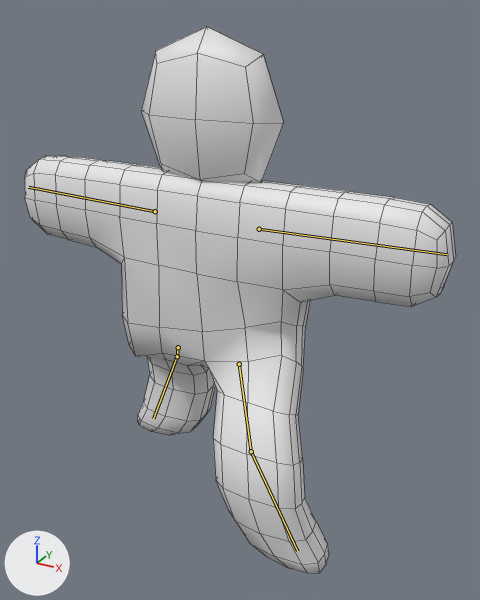
A saved change to the Blender file 3dmodels.gl/examples/models/gus.blend.
Rendered twice from a camera (50 mm lens) standing at (3.61, -5.91, 2.61) and looking at (0.17, 0.35, -0.52). The lights are fixed; the arrows at lower left show +X, +Y and +Z. Both versions are drawn at the pose saved in each file; the numbers are the values there. The bones that bend it are drawn over the model as lines. Mesh edges are drawn as thin lines.

The first picture shows 'Gus'.
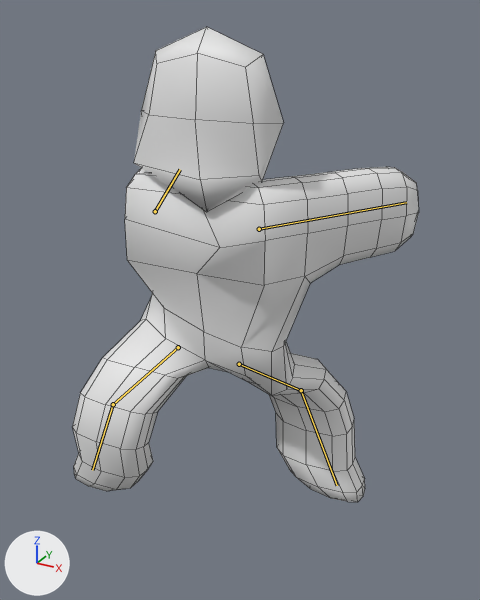
Where the change shows, as pixel boxes (x1, y1, x2, y2) in the pictures (480 x 600 px):
'Gus', posed (20% narrower, 13% shorter): before (25, 27, 456, 573); after (73, 27, 419, 502)
bone 'Arm.R', root to tip: before (155, 211) to (28, 187); after (155, 211) to (180, 169)
bone 'UpLeg.R', root to tip: before (178, 347) to (177, 356); after (178, 347) to (113, 404)
bone 'LoLeg.R', root to tip: before (177, 356) to (153, 418); after (113, 404) to (92, 470)
bone 'Arm.L', root to tip: before (259, 229) to (447, 254); after (259, 229) to (406, 202)
bone 'UpLeg.L', root to tip: before (239, 364) to (251, 451); after (239, 364) to (301, 390)
bone 'LoLeg.L', root to tip: before (251, 451) to (297, 551); after (301, 390) to (337, 485)

The change in detail:
Bone 'Arm.R' (bone_arm_r) turns from (0, 0, 0) to (-65, -1, 1) degrees about its own x, y and z.
Bone 'UpLeg.R' (bone_upleg_r) turns from (-46, -22, 9) to (46, 22, 9) degrees about its own x, y and z.
Bone 'LoLeg.R' (bone_loleg_r) turns from (42, 16, 6) to (-53, -19, 10) degrees about its own x, y and z.
Bone 'Arm.L' (bone_arm_l) turns from (0, 0, 0) to (-55, 1, -1) degrees about its own x, y and z.
Bone 'UpLeg.L' (bone_upleg_l) turns from (41, -20, -8) to (-46, 22, -9) degrees about its own x, y and z.
Bone 'LoLeg.L' (bone_loleg_l) turns from (-48, 18, -8) to (48, -18, -8) degrees about its own x, y and z.
